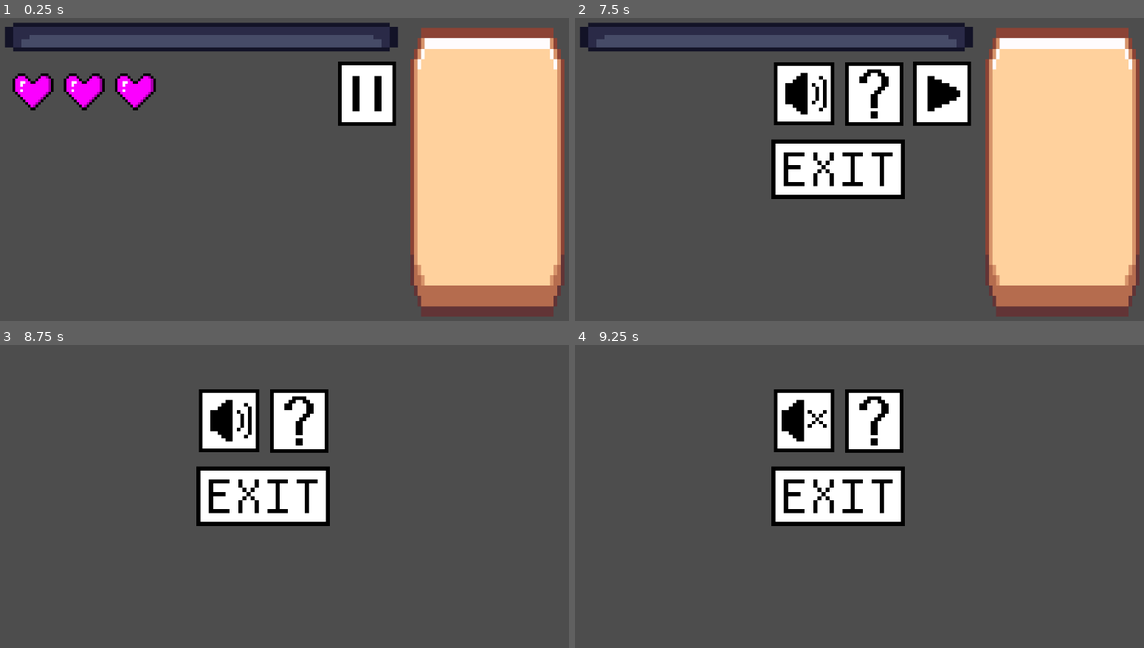
Above: before the commit, frames 1-4 (two rows, left to right).
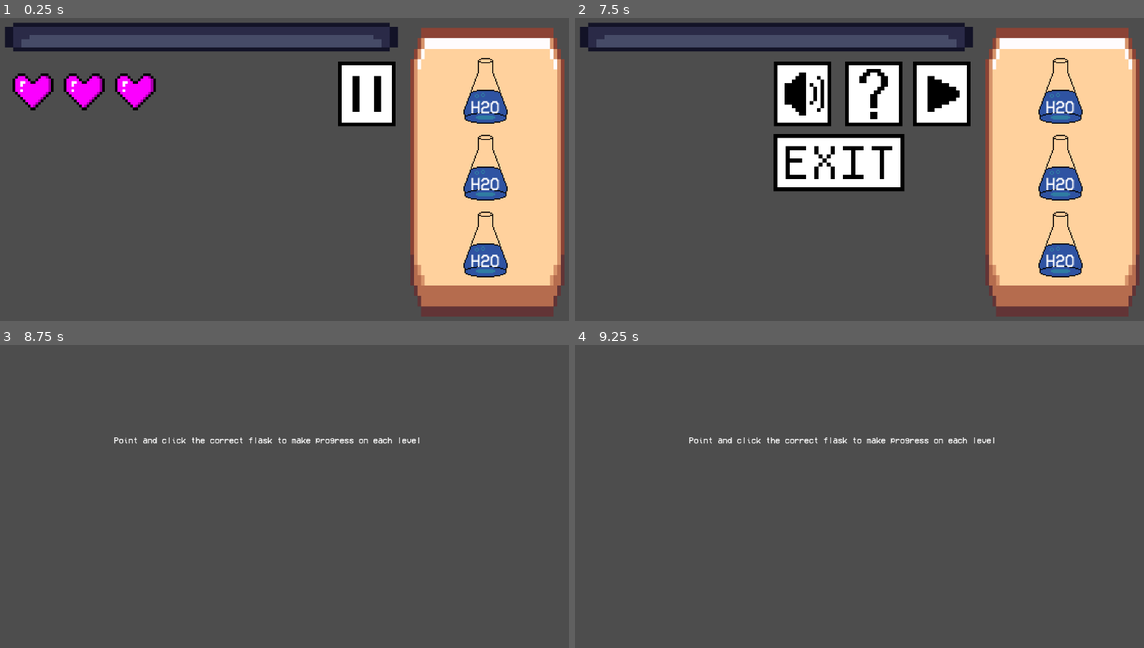
Above: after the commit, the same moments.

Repository: TurboMair/PrecipitateQuest
Game: Godot game, scene res://hud.tscn
The game is run twice, just before and just after one commit, with the same random seed, the same clock (stepped at 60 frames per second) and the same inputs.
Inputs (mouse positions are in pixels of both pictures, inside the frame that each line leads up to; where the layout moved, square brackets give the same spot in the first picture):
- Up to frame 1 (0.25 s): no input
- Up to frame 2 (7.5 s): click (1058, 90) at 0.5 s, where only the run after the commit has a clickable "H2O"; click (1058, 166) at 1.25 s, where only the run after the commit has a clickable "H2O"; click (1058, 245) at 2 s, where only the run after the commit has a clickable "H2O"; click (1058, 90) at 2.75 s, where only the run after the commit has a clickable "H2O"; click (1058, 166) at 3.5 s, where only the run after the commit has a clickable "H2O"; click (1058, 245) at 4.25 s, where only the run after the commit has a clickable "H2O"; click (1058, 90) at 5 s, where only the run after the commit has a clickable "H2O"; click (1058, 166) at 5.75 s, where only the run after the commit has a clickable "H2O"; click (1058, 245) at 6.5 s, where only the run after the commit has a clickable "H2O"; click (939, 93) [944, 93] at 7.25 s
- Up to frame 3 (8.75 s): click (301, 420) at 8 s
- Up to frame 4 (9.25 s): click (802, 420) at 8.77 s

The runs differ from the first frame. In frame 1, 2.6% of the frame differs, in the area x 59-90%, y 13-86%; in frame 2, 6.3%; in frame 3, 9.2%, in the area x 19-74%, y 14-60%; in frame 4, 9.2%.

Commit message:
Added flask icons

Diff:
--- /dev/null
+++ b/exit.gd
@@ -0,0 +1,18 @@
+extends Node2D
+
+
+# Called when the node enters the scene tree for the first time.
+func _ready():
+	pass # Replace with function body.
+
+
+# Called every frame. 'delta' is the elapsed time since the previous frame.
+func _process(delta):
+	pass
+
+
+
+
+
+func _on_no_button_pressed():
+	get_tree().change_scene_to_file("res://hud.tscn")
--- /dev/null
+++ b/exit.tscn
@@ -0,0 +1,38 @@
+[gd_scene load_steps=3 format=3 uid="uid://crfoxm1d7v57t"]
+
+[ext_resource type="FontFile" uid="uid://ccbbhvib05t58" path="res://Sprites/VCR_OSD_MONO_1.001.ttf" id="1_ln07k"]
+[ext_resource type="Script" path="res://exit.gd" id="1_lx5jo"]
+
+[node name="Exit" type="Node2D"]
+script = ExtResource("1_lx5jo")
+
+[node name="Label" type="Label" parent="."]
+offset_left = 300.0
+offset_top = 200.0
+offset_right = 822.0
+offset_bottom = 244.0
+theme_override_fonts/font = ExtResource("1_ln07k")
+theme_override_font_sizes/font_size = 50
+text = "Exit to main menu?"
+horizontal_alignment = 1
+vertical_alignment = 1
+
+[node name="YesButton" type="Button" parent="."]
+offset_left = 357.0
+offset_top = 315.0
+offset_right = 394.0
+offset_bottom = 338.0
+scale = Vector2(3, 3)
+theme_override_fonts/font = ExtResource("1_ln07k")
+text = "Yes"
+
+[node name="NoButton" type="Button" parent="."]
+offset_left = 625.0
+offset_top = 315.0
+offset_right = 662.0
+offset_bottom = 338.0
+scale = Vector2(3, 3)
+theme_override_fonts/font = ExtResource("1_ln07k")
+text = "No"
+
+[connection signal="pressed" from="NoButton" to="." method="_on_no_button_pressed"]
--- /dev/null
+++ b/help.tscn
@@ -0,0 +1,15 @@
+[gd_scene load_steps=2 format=3 uid="uid://byhjq4vdfkyb0"]
+
+[ext_resource type="FontFile" uid="uid://ccbbhvib05t58" path="res://Sprites/VCR_OSD_MONO_1.001.ttf" id="1_nhenw"]
+
+[node name="Help" type="Node2D"]
+
+[node name="HelpLabel" type="Label" parent="."]
+offset_left = 250.0
+offset_top = 200.0
+offset_right = 850.0
+offset_bottom = 215.0
+theme_override_fonts/font = ExtResource("1_nhenw")
+text = "Point and click the correct flask to make progress on each level"
+horizontal_alignment = 1
+vertical_alignment = 1
--- a/hud.gd
+++ b/hud.gd
@@ -35,8 +35,27 @@
 		$FlaskHolder.hide()
 		$ProgressBar.hide()
 		$PauseButton.hide()
+		$ExitButton.hide()
+		$SoundButton.hide()
+		$Flask1.hide()
+		$Flask2.hide()
+		$Flask3.hide()
 
 	if(toggled_on == false):
 		$FlaskHolder.show()
 		$ProgressBar.show()
 		$PauseButton.show()
+		$ExitButton.show()
+		$SoundButton.show()
+		$Flask1.show()
+		$Flask2.show()
+		$Flask3.show()
+
+
+
+func _on_exit_button_pressed():
+	get_tree().change_scene_to_file("res://exit.tscn")
+
+
+func _on_help_button_pressed():
+	get_tree().change_scene_to_file("res://help.tscn")
--- a/hud.tscn
+++ b/hud.tscn
@@ -1,15 +1,17 @@
-[gd_scene load_steps=11 format=3 uid="uid://dptn4c8o16t6p"]
+[gd_scene load_steps=13 format=3 uid="uid://dptn4c8o16t6p"]
 
-[ext_resource type="Texture2D" uid="uid://5qwcc1pa77dc" path="res://Tiny Wonder UI Free/Heart.png" id="1_gxf2w"]
+[ext_resource type="Texture2D" uid="uid://5qwcc1pa77dc" path="res://Sprites/Heart.png" id="1_gxf2w"]
 [ext_resource type="Script" path="res://hud.gd" id="1_xi2o5"]
-[ext_resource type="Texture2D" uid="uid://dsmv2gw5d1kkr" path="res://Tiny Wonder UI Free/buttons free.png" id="2_jy03p"]
-[ext_resource type="Texture2D" uid="uid://34hul7ox3dnu" path="res://Tiny Wonder UI Free/Pause Button (1).png" id="4_sxucm"]
-[ext_resource type="Texture2D" uid="uid://deepsrclgelyr" path="res://Tiny Wonder UI Free/Help Button(1).png" id="5_2pakf"]
-[ext_resource type="Texture2D" uid="uid://cnv6pwanw4b06" path="res://Tiny Wonder UI Free/Play Button (1).png" id="6_rl32k"]
-[ext_resource type="Texture2D" uid="uid://d2gyfykl7gkxx" path="res://Tiny Wonder UI Free/Sound Button.png" id="7_k4lya"]
-[ext_resource type="Texture2D" uid="uid://cvej4ghcv7kin" path="res://Tiny Wonder UI Free/Mute Button.png" id="8_yvrsf"]
-[ext_resource type="Texture2D" uid="uid://bp8mernbf21wc" path="res://Tiny Wonder UI Free/Progress Bar.png" id="9_0wwpa"]
-[ext_resource type="Texture2D" uid="uid://co04rba5wdq5e" path="res://Tiny Wonder UI Free/Exit Button.png" id="10_feo44"]
+[ext_resource type="Texture2D" uid="uid://dsmv2gw5d1kkr" path="res://Sprites/buttons free.png" id="2_jy03p"]
+[ext_resource type="Texture2D" uid="uid://nomg52ooad3g" path="res://Sprites/Flask.png" id="4_fl1i1"]
+[ext_resource type="Texture2D" uid="uid://34hul7ox3dnu" path="res://Sprites/Pause Button (1).png" id="4_sxucm"]
+[ext_resource type="Texture2D" uid="uid://deepsrclgelyr" path="res://Sprites/Help Button(1).png" id="5_2pakf"]
+[ext_resource type="FontFile" uid="uid://ccbbhvib05t58" path="res://Sprites/VCR_OSD_MONO_1.001.ttf" id="5_ghmy3"]
+[ext_resource type="Texture2D" uid="uid://cnv6pwanw4b06" path="res://Sprites/Play Button (1).png" id="6_rl32k"]
+[ext_resource type="Texture2D" uid="uid://d2gyfykl7gkxx" path="res://Sprites/Sound Button.png" id="7_k4lya"]
+[ext_resource type="Texture2D" uid="uid://cvej4ghcv7kin" path="res://Sprites/Mute Button.png" id="8_yvrsf"]
+[ext_resource type="Texture2D" uid="uid://bp8mernbf21wc" path="res://Sprites/Progress Bar.png" id="9_0wwpa"]
+[ext_resource type="Texture2D" uid="uid://co04rba5wdq5e" path="res://Sprites/Exit Button.png" id="10_feo44"]
 
 [node name="HUD" type="Node2D"]
 script = ExtResource("1_xi2o5")
@@ -39,11 +41,65 @@
 hframes = 2
 vframes = 3
 
+[node name="Flask1" type="TextureButton" parent="."]
+offset_left = 931.0
+offset_top = 100.0
+offset_right = 976.0
+offset_bottom = 164.0
+scale = Vector2(2, 2)
+texture_normal = ExtResource("4_fl1i1")
+
+[node name="Label" type="Label" parent="Flask1"]
+layout_mode = 0
+offset_left = 8.0
+offset_top = 40.0
+offset_right = 48.0
+offset_bottom = 63.0
+theme_override_fonts/font = ExtResource("5_ghmy3")
+text = "H2O"
+
+[node name="Flask2" type="TextureButton" parent="."]
+offset_left = 931.0
+offset_top = 250.0
+offset_right = 976.0
+offset_bottom = 314.0
+scale = Vector2(2, 2)
+texture_normal = ExtResource("4_fl1i1")
+
+[node name="Label2" type="Label" parent="Flask2"]
+layout_mode = 0
+offset_left = 8.0
+offset_top = 40.0
+offset_right = 48.0
+offset_bottom = 63.0
+theme_override_fonts/font = ExtResource("5_ghmy3")
+text = "H2O
+"
+
+[node name="Flask3" type="TextureButton" parent="."]
+offset_left = 931.0
+offset_top = 400.0
+offset_right = 976.0
+offset_bottom = 464.0
+scale = Vector2(2, 2)
+texture_normal = ExtResource("4_fl1i1")
+
+[node name="Label3" type="Label" parent="Flask3"]
+layout_mode = 0
+offset_left = 8.0
+offset_top = 40.0
+offset_right = 48.0
+offset_bottom = 63.0
+theme_override_fonts/font = ExtResource("5_ghmy3")
+text = "H2O
+"
+
 [node name="PauseButton" type="TextureButton" parent="."]
 offset_left = 688.0
 offset_top = 107.0
-offset_right = 801.0
-offset_bottom = 232.0
+offset_right = 704.0
+offset_bottom = 125.0
+scale = Vector2(7, 7)
 toggle_mode = true
 texture_normal = ExtResource("4_sxucm")
 texture_pressed = ExtResource("6_rl32k")
@@ -51,18 +107,20 @@
 
 [node name="HelpButton" type="TextureButton" parent="."]
 offset_left = 555.0
-offset_top = 108.0
-offset_right = 669.0
-offset_bottom = 232.0
+offset_top = 107.0
+offset_right = 571.0
+offset_bottom = 125.0
+scale = Vector2(7, 7)
 toggle_mode = true
 texture_normal = ExtResource("5_2pakf")
 stretch_mode = 0
 
 [node name="SoundButton" type="TextureButton" parent="."]
 offset_left = 416.0
-offset_top = 108.0
-offset_right = 534.0
-offset_bottom = 231.0
+offset_top = 107.0
+offset_right = 432.0
+offset_bottom = 125.0
+scale = Vector2(7, 7)
 toggle_mode = true
 texture_normal = ExtResource("7_k4lya")
 texture_pressed = ExtResource("8_yvrsf")
@@ -76,12 +134,15 @@
 vframes = 15
 
 [node name="ExitButton" type="TextureButton" parent="."]
-offset_left = 411.0
-offset_top = 259.0
-offset_right = 672.0
-offset_bottom = 375.0
+offset_left = 415.0
+offset_top = 248.0
+offset_right = 447.0
+offset_bottom = 262.0
+scale = Vector2(8, 8)
 texture_normal = ExtResource("10_feo44")
 stretch_mode = 0
 
 [connection signal="toggled" from="PauseButton" to="." method="_on_pause_button_toggled"]
+[connection signal="pressed" from="HelpButton" to="." method="_on_help_button_pressed"]
 [connection signal="toggled" from="HelpButton" to="." method="_on_help_button_toggled"]
+[connection signal="pressed" from="ExitButton" to="." method="_on_exit_button_pressed"]
Renamed: Tiny Wonder UI Free/Exit Button.png -> Sprites/Exit Button.png
Binary file added: Sprites/Flask.png
Renamed: Tiny Wonder UI Free/Heart.png -> Sprites/Heart.png
Renamed: Tiny Wonder UI Free/Help Button(1).png -> Sprites/Help Button(1).png
Renamed: Tiny Wonder UI Free/Mute Button.png -> Sprites/Mute Button.png
Renamed: Tiny Wonder UI Free/Pause Button (1).png -> Sprites/Pause Button (1).png
Renamed: Tiny Wonder UI Free/Play Button (1).png -> Sprites/Play Button (1).png
Renamed: Tiny Wonder UI Free/Progress Bar.png -> Sprites/Progress Bar.png
Renamed: Tiny Wonder UI Free/Sound Button.png -> Sprites/Sound Button.png
Binary file added: Sprites/VCR_OSD_MONO_1.001.ttf
Renamed: Tiny Wonder UI Free/bars free.png -> Sprites/bars free.png
Renamed: Tiny Wonder UI Free/base free.png -> Sprites/base free.png
(and 5 more such lines)
